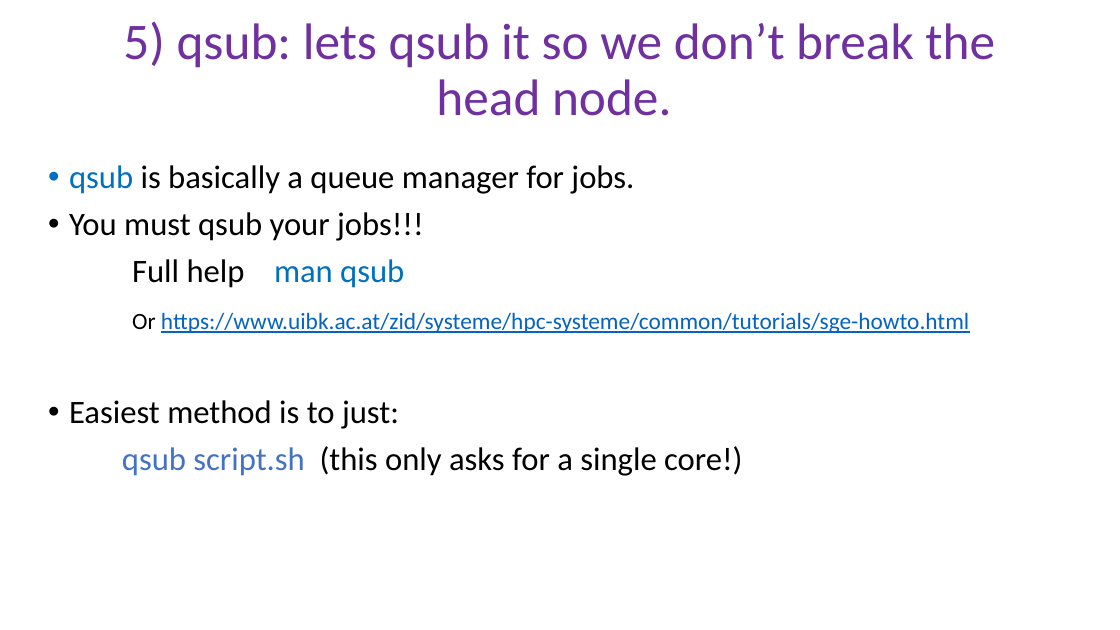
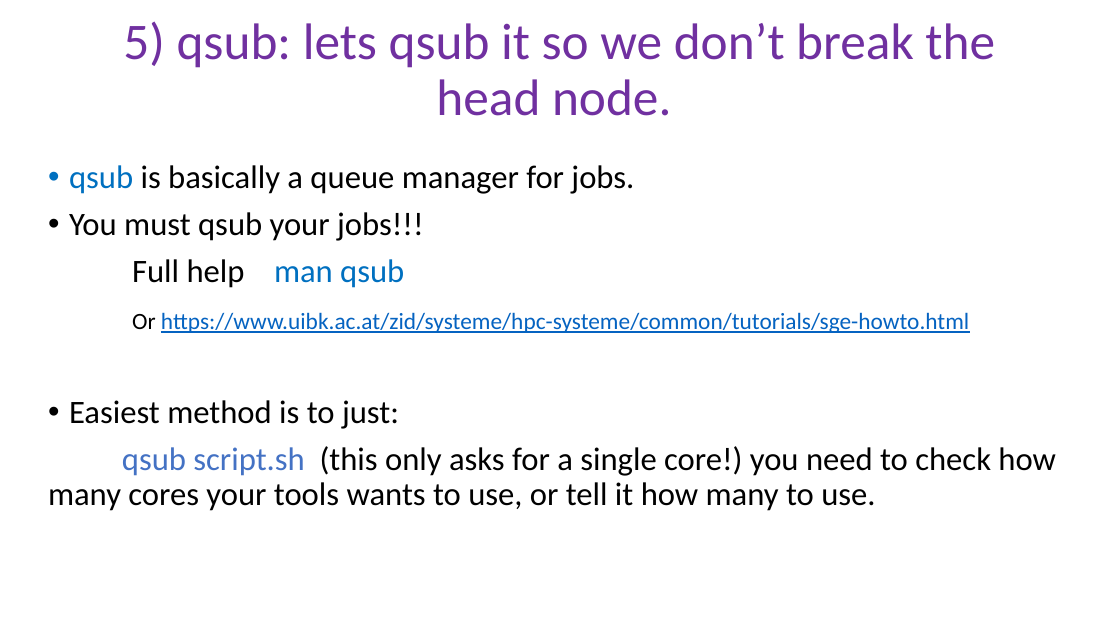
Before and after one commit to peterthorpe5/Sys_admin, a slide deck: slide 2 of cluster_course/powerpoint/5_qsub.pptx. Drawn at 1120x630 pixels with LibreOffice and Linux fonts; fonts in the diff are those of the drawing. Boxes give left, top, right and bottom in pixels: in the first picture for what was removed or moved away, otherwise in the second. Text is boxed around its words. In the diff, an @@ line names an element or a change of style, - is before the commit and + after.

```diff
--- a/cluster_course/powerpoint/5_qsub.pptx
+++ b/cluster_course/powerpoint/5_qsub.pptx
@@ text at (48, 446, 1056, 511): text changed @@
-qsub script.sh (this only asks for a single core!)
+qsub script.sh (this only asks for a single core!) you need to check how many cores your tools wants to use, or tell it how many to use.
```
Also in this commit, not shown: 2 other slides changed, 2 other files.
